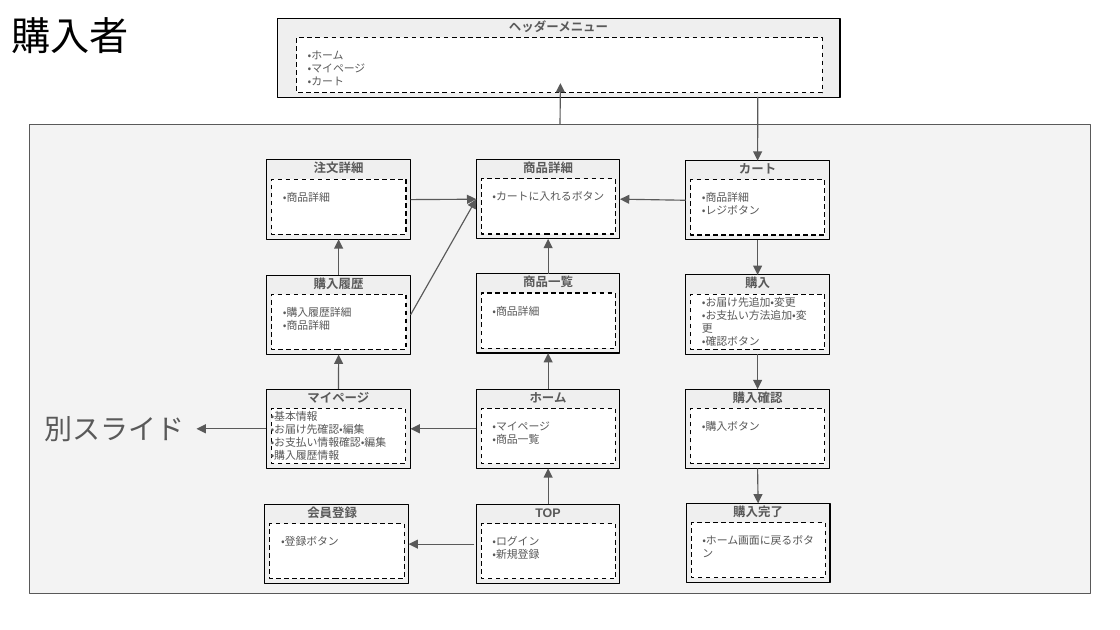
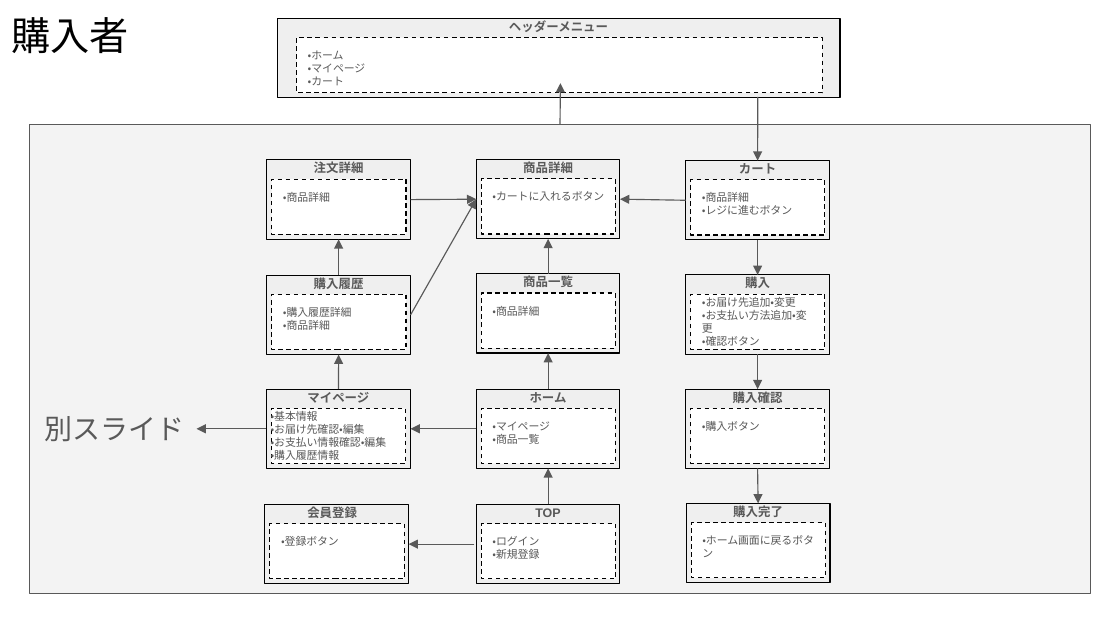
Before and after one commit to LycorisR/EC_docs, a slide deck: slide 1 of 画面遷移図.pptx. Drawn at 1120x630 pixels with LibreOffice and Linux fonts; fonts in the diff are those of the drawing. Boxes give left, top, right and bottom in pixels: in the first picture for what was removed or moved away, otherwise in the second. Text is boxed around its words. In the diff, an @@ line names an element or a change of style, - is before the commit and + after.

```diff
--- a/画面遷移図.pptx
+++ b/画面遷移図.pptx
@@ text at [702, 205, 792, 215]: text changed @@
-・レジボタン
+・レジに進むボタン
```
Also in this commit, not shown: 2 other slides changed, 12 other files.
